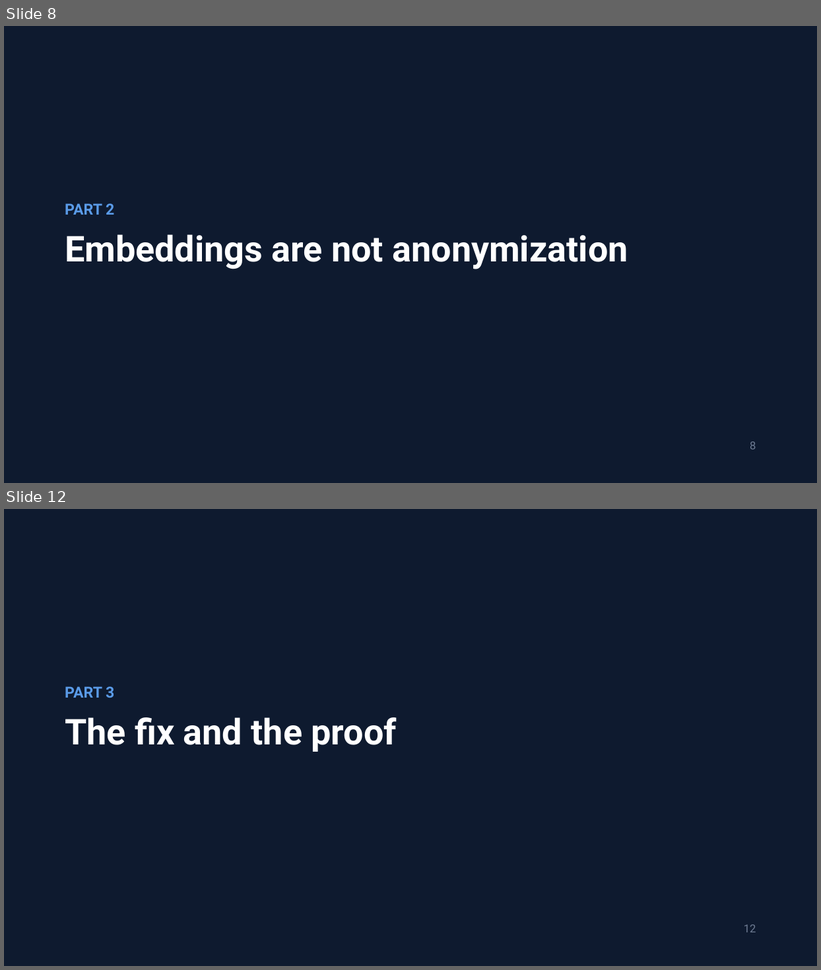
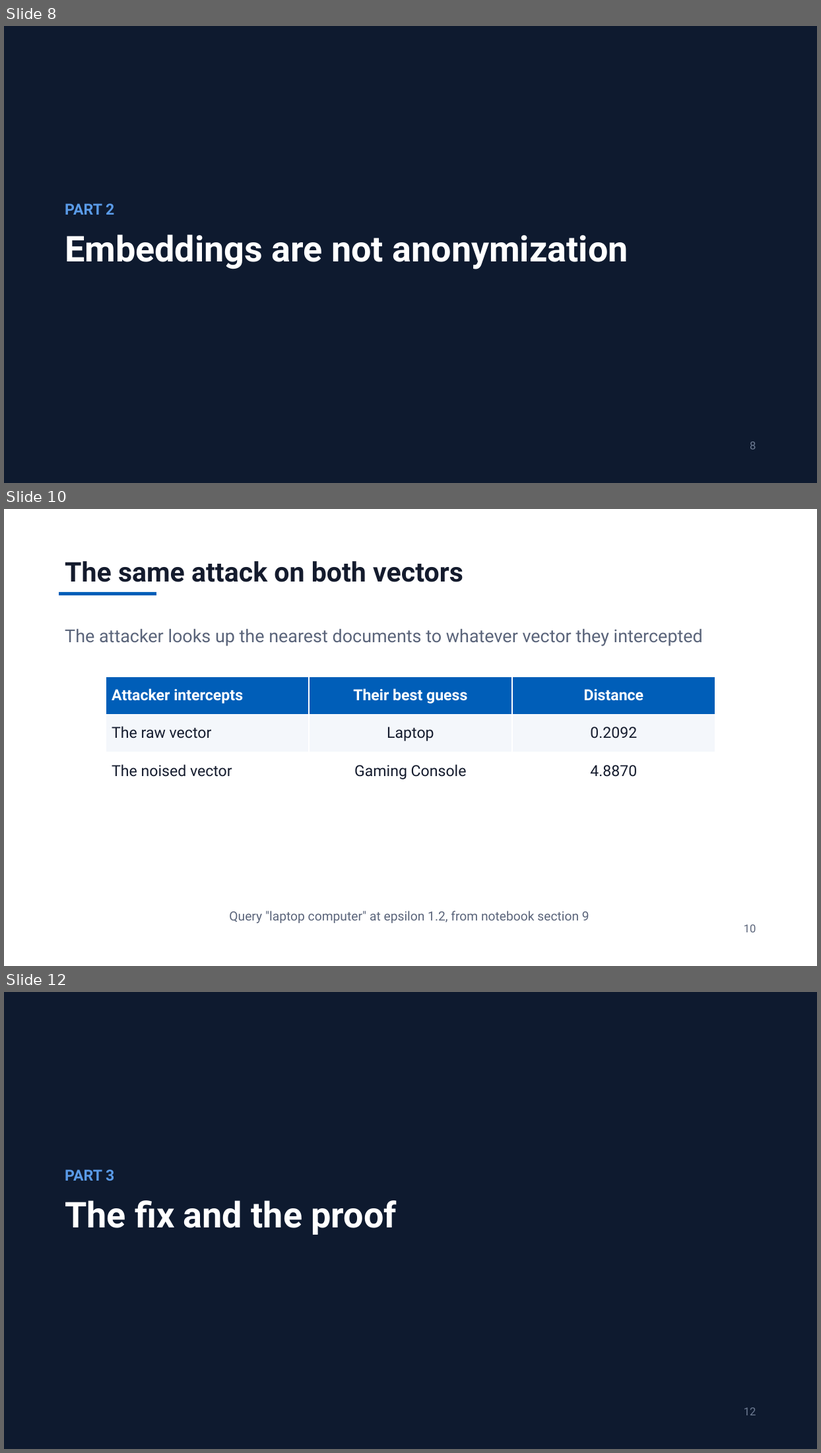
Before and after one commit to jzonthemtn/ldp-for-search, a slide deck: ldp_for_search_slides.pptx. Shown one above the other, each under a label of ours: slides 8 and 12 before the commit, slides 8, 10 and 12 after it; the slides between them are not shown. The pictures are 821x970 and 821x1453 pixels, drawn with LibreOffice and Linux fonts; fonts in the diff are those of the drawing. Boxes give left, top, right and bottom in pixels: in the first picture for what was removed or moved away, otherwise in the second. Text is boxed around its words. In the diff, an @@ line names an element or a change of style, - is before the commit and + after.

```diff
--- a/ldp_for_search_slides.pptx
+++ b/ldp_for_search_slides.pptx
@@ slide 10 added at [4, 509, 817, 966], background #FFFFFF @@
@@ text added at [65, 561, 463, 582], 32 pt, text #141B2D, bold @@
+The same attack on both vectors
@@ rectangle added at [59, 592, 156, 595], fill #005EB8 @@
@@ text added at [65, 629, 703, 646], 21 pt, text #5A647A @@
+The attacker looks up the nearest documents to whatever vector they intercepted
@@ table added at [106, 677, 715, 790], 3 rows, 3 columns @@
+Attacker intercepts | Their best guess | Distance
+The raw vector | Laptop | 0.2092
+The noised vector | Gaming Console | 4.8870
@@ text added at [229, 911, 589, 923], 15 pt, text #5A647A @@
+Query "laptop computer" at epsilon 1.2, from notebook section 9
@@ text added at [744, 925, 756, 933], 13 pt, text #5A647A @@
+10
```
Also in this commit, not shown: 8 slides changed, 1 slide removed, 5 other files.
